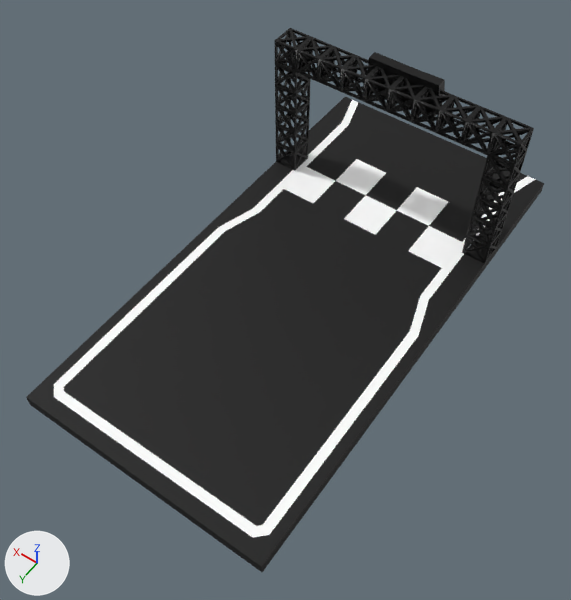
Before and after pictures for a commit that changed the FBX model Assets/_game/Assets/Models/finish_export.fbx.
One viewpoint serves both versions: a 50 mm camera at (-20.7, 32.6, 47.2) aimed at (-0.7, 4.5, 3.1). Lighting does not change. The marker at lower left points along +X, +Y and +Z. Where no turn or scale is listed for an object, it has been applied to the vertices.
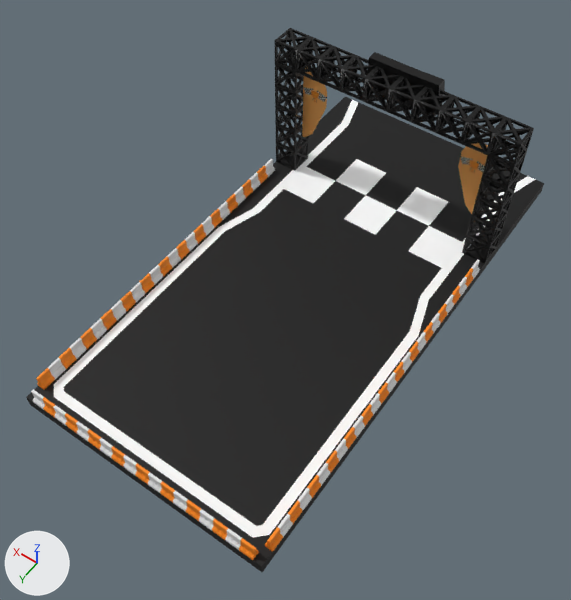
Pixel boxes (x1, y1, x2, y2) of what changed, in the pictures (571 x 600 px):
'Cube.005', added
    after: (36, 159, 480, 552)
    faces in mat_material_003 (orange #f48503): (36, 166, 473, 552)
    faces in mat_materialw_001 (light grey #e4e4e4): (48, 159, 480, 537)
'Cube.006', added
    after: (31, 389, 259, 560)
    faces in mat_material_003 (orange #f48503): (42, 397, 259, 560)
    faces in mat_materialw_001 (light grey #e4e4e4): (31, 389, 242, 550)
'Cylinder', added (brown)
    after: (302, 68, 488, 214)

What changed in the scene script:
```text
Add img_logo_full_1_png:
    img_logo_full_1_png = load_image('Logo Full 1.png', '_unpacked/Logo_Full_1.png', 4096, 3935, 'sRGB')
Add mat_materialw_001:
    mat_materialw_001 = principled_material('MaterialW.001')
    mat_materialw_001.base_color = (0.774, 0.774, 0.774)  # light grey #e4e4e4
    mat_materialw_001.roughness = 0.7
Add mat_material_003:
    mat_material_003 = principled_material('Material.003')
    mat_material_003.base_color = (0.905, 0.235, 0.000911)  # orange #f48503
    mat_material_003.roughness = 0.7
Add mat_material_006:
    mat_material_006 = principled_material('Material.006')
    mat_material_006.texture = img_logo_full_1_png  # with its transparency
    mat_material_006.metallic = 0.5
Add me_cube_003_1:
    me_cube_003_1.from_pydata(...)  # 2040 vertices, 1864 faces; spans x -9.3..9.3, y 19.4..20.0, z 0.5..1.7
    # faces by material slot: [928, 936]
    me_cube_003_1.materials.append(mat_materialw_001)  # light grey #e4e4e4
    me_cube_003_1.materials.append(mat_material_003)  # orange #f48503
Add me_cube_002_1:
    me_cube_002_1.from_pydata(...)  # 5624 vertices, 5340 faces; spans x -10.0..10.0, y -8.0..18.9, z 0.5..1.7
    # faces by material slot: [2636, 2704]
    me_cube_002_1.materials.append(mat_materialw_001)  # light grey #e4e4e4
    me_cube_002_1.materials.append(mat_material_003)  # orange #f48503
Add me_cylinder_001:
    me_cylinder_001.from_pydata(...)  # 20 vertices, 8 faces; spans x -8.0..8.0, y 0.0, z 3.6..10.5
    me_cylinder_001.materials.append(mat_material_006)  # picture img_logo_full_1_png
Add ob_cube_006:
    ob_cube_006 = bpy.data.objects.new('Cube.006', me_cube_003_1)
    ob_cube_006.location = (0.0, 0.0, 0.0)
Add ob_cube_005:
    ob_cube_005 = bpy.data.objects.new('Cube.005', me_cube_002_1)
    ob_cube_005.location = (0.0, 0.0, 0.0)
Add ob_cylinder:
    ob_cylinder = bpy.data.objects.new('Cylinder', me_cylinder_001)
    ob_cylinder.location = (0.0, -10.01, 0.0)
```
